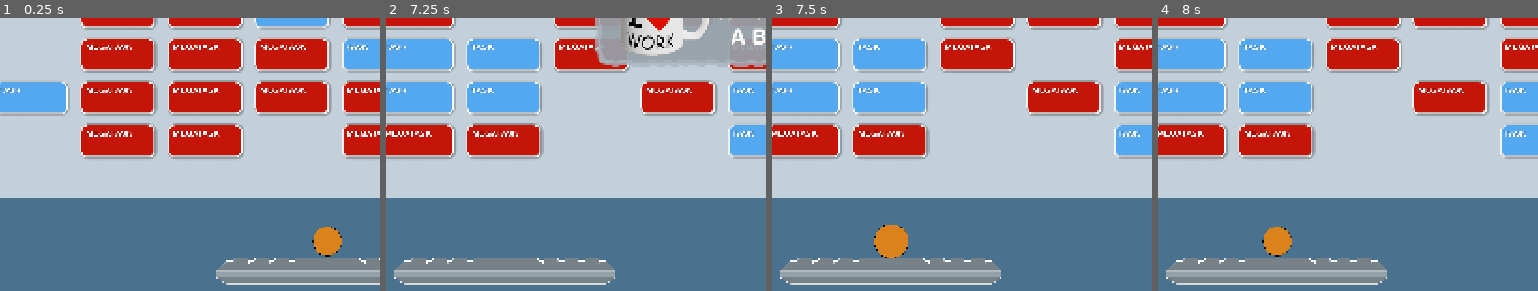
Above: before the commit, frames 1-4 (left to right).
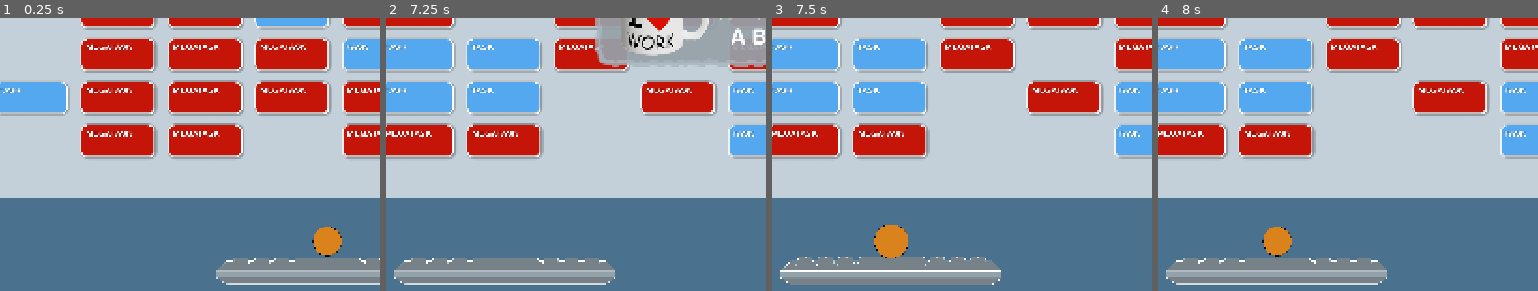
Above: after the commit, the same moments.

Repository: grkovalev/office-game
Game: Godot game, scene res://backlogarkanoid.tscn
Same seed, same stepped clock (60 frames per second), same inputs: the game is played once before the commit and once after it. This scene is started directly instead of the project's main scene.
Inputs (mouse positions are % of the whole screen's width and height, from its top left):
- Up to frame 1 (0.25 s): no input
- Up to frame 2 (7.25 s): click (18, 16) at 0.5 s; click (18, 16) at 1.25 s; click (18, 16) at 2 s; tap Enter at 2.75, 5 s; move the mouse to (43, 71) at 2.77 s; hold Up (ui_up) 2.78-3.5 s; tap Space at 2.85, 3.02, 3.32, 4.25, 4.35, 5.75, 5.85, 6.02, 6.32 s; click (43, 71) at 2.92 s; drag from (80, 66) to (43, 71) at 3.52 s; move the mouse to (17, 34) at 4.27 s; hold Left (ui_left) 4.28-5 s; drag from (54, 50) to (17, 34) at 5.02 s; move the mouse to (33, 23) at 5.77 s; hold Left (ui_left) 5.78-6.5 s; drag from (72, 45) to (33, 23) at 6.52 s
- Up to frame 3 (7.5 s): tap Enter at 7.25 s; move the mouse to (28, 55) at 7.27 s; hold Up (ui_up) from 7.28 s (still down); tap Space at 7.35 s; click (28, 55) at 7.42 s
- Up to frame 4 (8 s): keep holding Up (ui_up)
The pictures show only the part of the screen within x 6-56%, y 50-100%; the shares and areas given below are measured in that part.

Frames 1-2 are identical in both runs. In frame 3, 1.1% of the frame differs, in the area x 2-61%, y 87-98%; in frame 4, nothing differs.

Commit message:
pause is not shown after game over

Diff:
--- a/backlogarkanoid.tscn
+++ b/backlogarkanoid.tscn
@@ -216,6 +216,7 @@
 texture = ExtResource("12_7qgsj")
 
 [node name="gamewon" type="Node2D" parent="." unique_id=837410383]
+visible = false
 position = Vector2(768, 576)
 
 [node name="gamewonbg" type="ColorRect" parent="gamewon" unique_id=445900523]
@@ -241,6 +242,7 @@
 texture = ExtResource("15_t0557")
 
 [node name="gamelost" type="Node2D" parent="." unique_id=1052505775]
+visible = false
 position = Vector2(768, 576)
 
 [node name="gamelostbg" type="ColorRect" parent="gamelost" unique_id=442558015]
--- a/ball_char.gd
+++ b/ball_char.gd
@@ -44,6 +44,8 @@
 var paddle_ignore_time: float = 0.0
 var _prev_global_position: Vector2
 var _bottom_hit_emitted_this_frame: bool = false
+## True while the ball is playing the emerge-on-paddle scale animation; false before and after.
+var emergence_playing: bool = false
 
 func _ready() -> void:
 	var p_shape := paddle_coll.shape as RectangleShape2D
@@ -105,6 +107,7 @@
 	timer.timeout.connect(_emerge_on_paddle, CONNECT_ONE_SHOT)
 
 func _emerge_on_paddle() -> void:
+	emergence_playing = true
 	_stick_to_paddle()
 	show()
 	set_physics_process(true)
@@ -123,6 +126,7 @@
 	tween.set_ease(Tween.EASE_OUT)
 	tween.tween_callback(func() -> void:
 		ball_img.scale = base_scale
+		emergence_playing = false
 		emergence_finished.emit()
 	)
 
--- a/main_backlogarkanoid.gd
+++ b/main_backlogarkanoid.gd
@@ -100,11 +100,17 @@
 
 func _input(event: InputEvent) -> void:
 	# Only runs when game is not paused; when paused, PauseInputHandler handles Space
+	# Disable pause on Space while game-over popup (gamewon/gamelost) is showing until new game starts
+	if _game_ended:
+		return
 	if event is InputEventKey:
 		var key_ev: InputEventKey = event
 		if key_ev.pressed and not key_ev.echo and key_ev.keycode == KEY_SPACE:
 			_toggle_pause()
 			get_viewport().set_input_as_handled()
+
+func is_game_ended() -> bool:
+	return _game_ended
 
 func _toggle_pause() -> void:
 	if is_paused:
@@ -162,7 +168,11 @@
 	paddle_pressed.global_position = p
 	if _paddle_pressed_timer > 0.0:
 		_paddle_pressed_timer -= _delta
-	_update_paddle_visual(ball_char.attached or _paddle_pressed_timer > 0.0)
+	if _game_ended:
+		_update_paddle_visual(false)
+	else:
+		var use_pressed: bool = (ball_char.attached or _paddle_pressed_timer > 0.0) and not ball_char.emergence_playing
+		_update_paddle_visual(use_pressed)
 
 func _check_bricks_cleared() -> void:
 	if get_tree().get_nodes_in_group("brick").size() > 0:
@@ -176,6 +186,8 @@
 
 func _show_game_lost() -> void:
 	_game_ended = true
+	_paddle_pressed_timer = 0.0  # Stop showing pressed from last bounce
+	_update_paddle_visual(false)  # Show normal paddle (play_char), not pressed
 	_stop_ball_without_hiding()
 	ball_char.hide()
 	ball_node.hide()
--- a/pause_input_handler.gd
+++ b/pause_input_handler.gd
@@ -9,6 +9,10 @@
 		var key_ev: InputEventKey = event
 		if key_ev.pressed and not key_ev.echo and key_ev.keycode == KEY_SPACE:
 			var main = get_parent()
+			# Do not toggle pause while game-over popup (gamewon/gamelost) is showing
+			if main.has_method("is_game_ended") and main.is_game_ended():
+				get_viewport().set_input_as_handled()
+				return
 			if main.has_method("_toggle_pause"):
 				main._toggle_pause()
 			get_viewport().set_input_as_handled()
